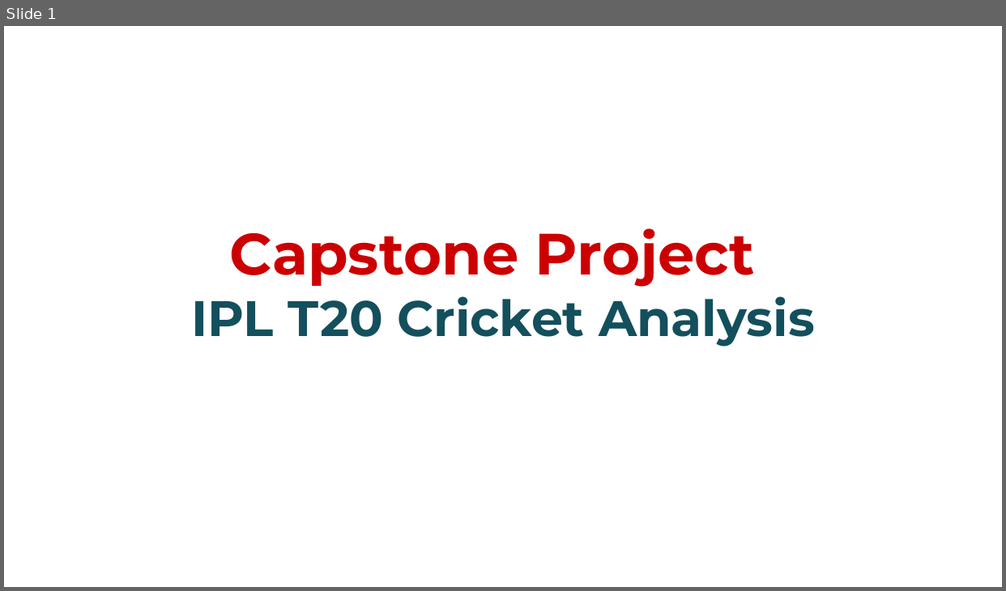
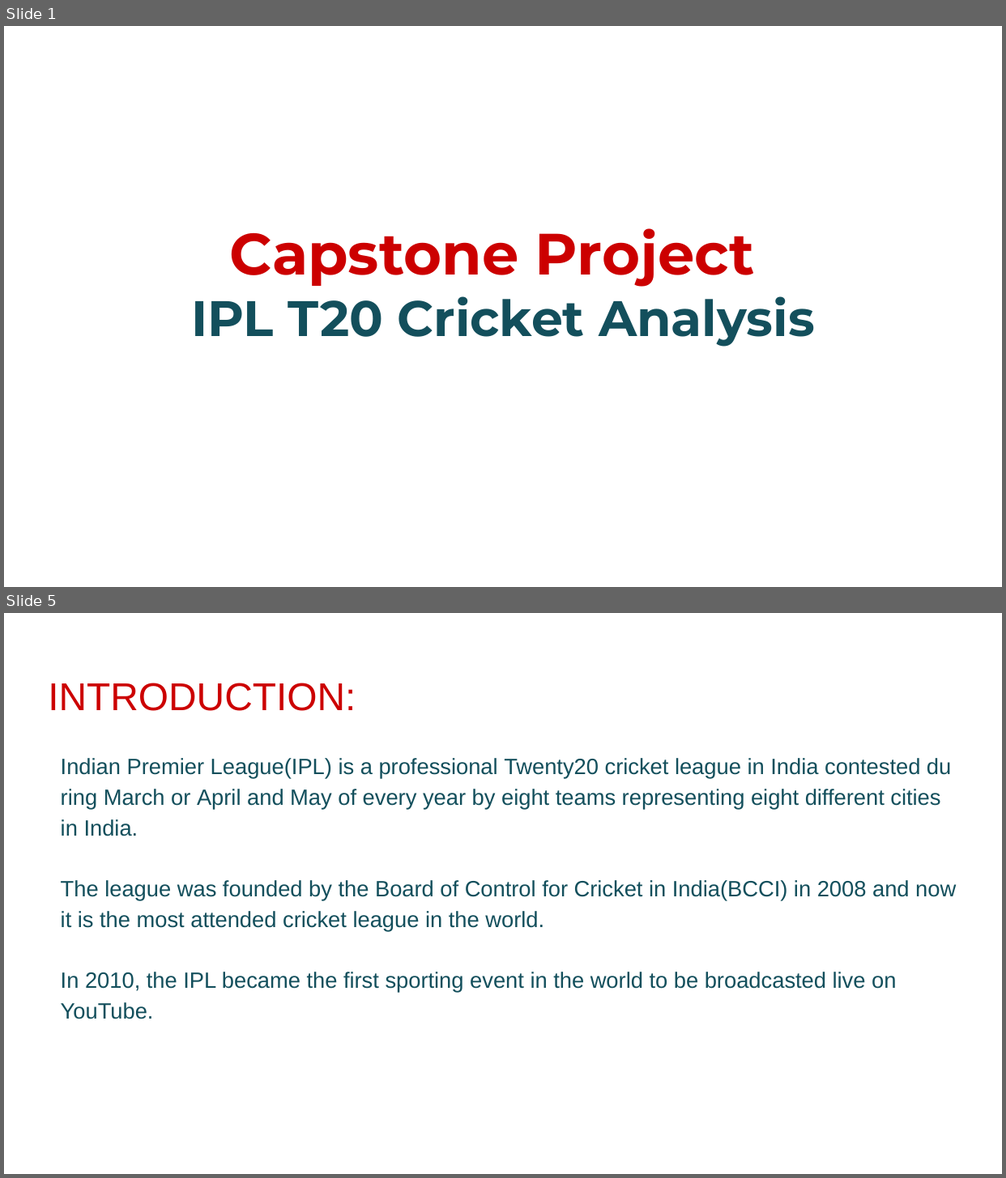
Before and after one commit to Pradip240/IPL-T20-Cricket-Analysis, a slide deck: CapstoneProjectPresentation.pptx. Shown one above the other, each under a label of ours: slide 1 before the commit, slides 1 and 5 after it; the slides between them are not shown. The pictures are 1006x591 and 1006x1178 pixels, drawn with LibreOffice and Linux fonts; fonts in the diff are those of the drawing; background and template pictures are left out. Boxes give left, top, right and bottom in pixels: in the first picture for what was removed or moved away, otherwise in the second. Text is boxed around its words. In the diff, an @@ line names an element or a change of style, - is before the commit and + after.

```diff
--- a/CapstoneProjectPresentation.pptx
+++ b/CapstoneProjectPresentation.pptx
@@ slide 5 added at box(4, 613, 1002, 1174), background #FFFFFF @@
@@ title added at box(48, 683, 356, 711), 28 pt, text #CC0000 @@
+INTRODUCTION:
@@ text added at box(61, 758, 956, 1020), 16 pt, text #134F5C @@
+Indian Premier League(IPL) is a professional Twenty20 cricket league in India contested during March or April and May of every year by eight teams representing eight different cities in India.
+The league was founded by the Board of Control for Cricket in India(BCCI) in 2008 and now it is the most attended cricket league in the world.
+In 2010, the IPL became the first sporting event in the world to be broadcasted live on YouTube.
```
Also in this commit, not shown: 3 slides changed, 6 other slides added.
